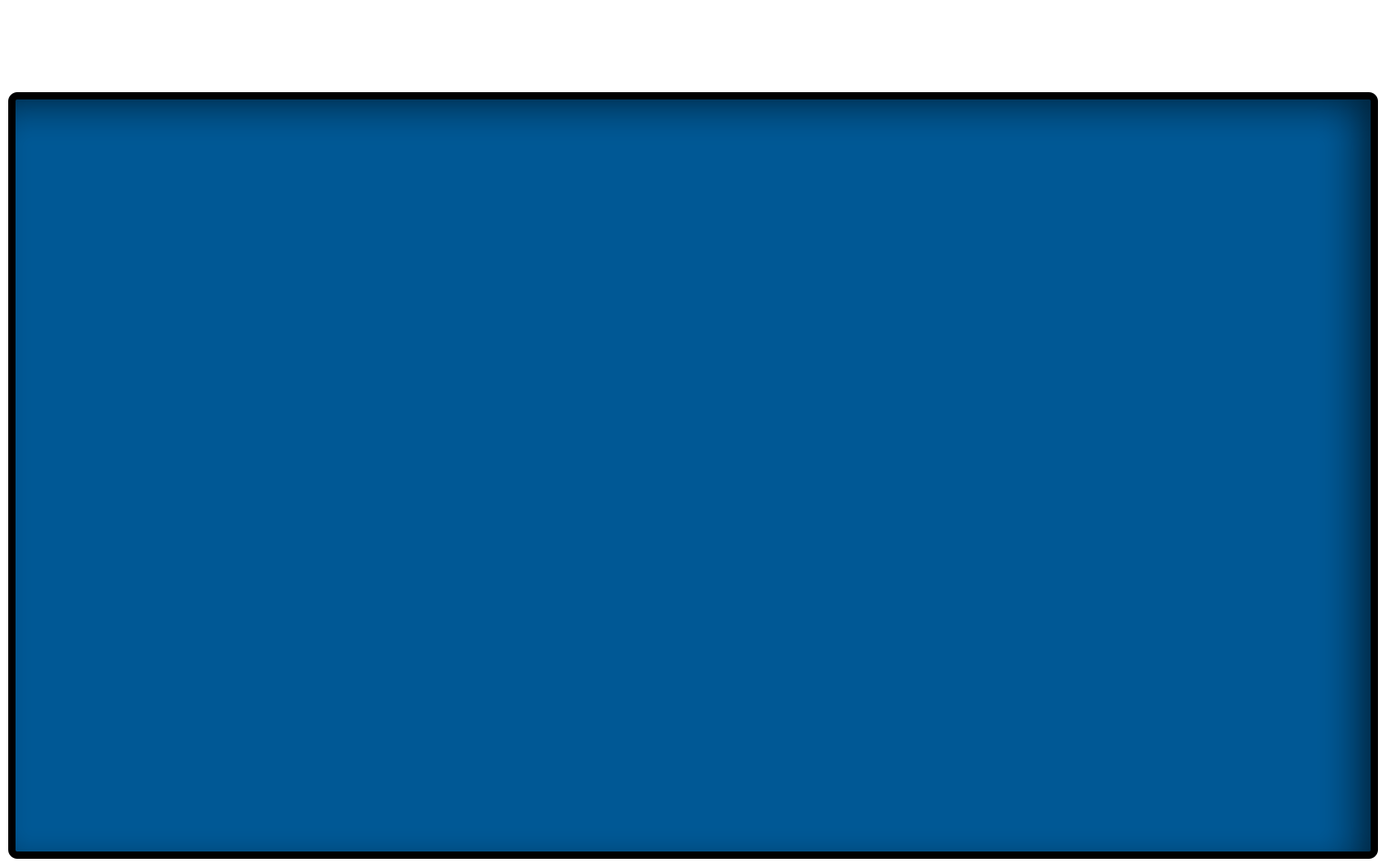
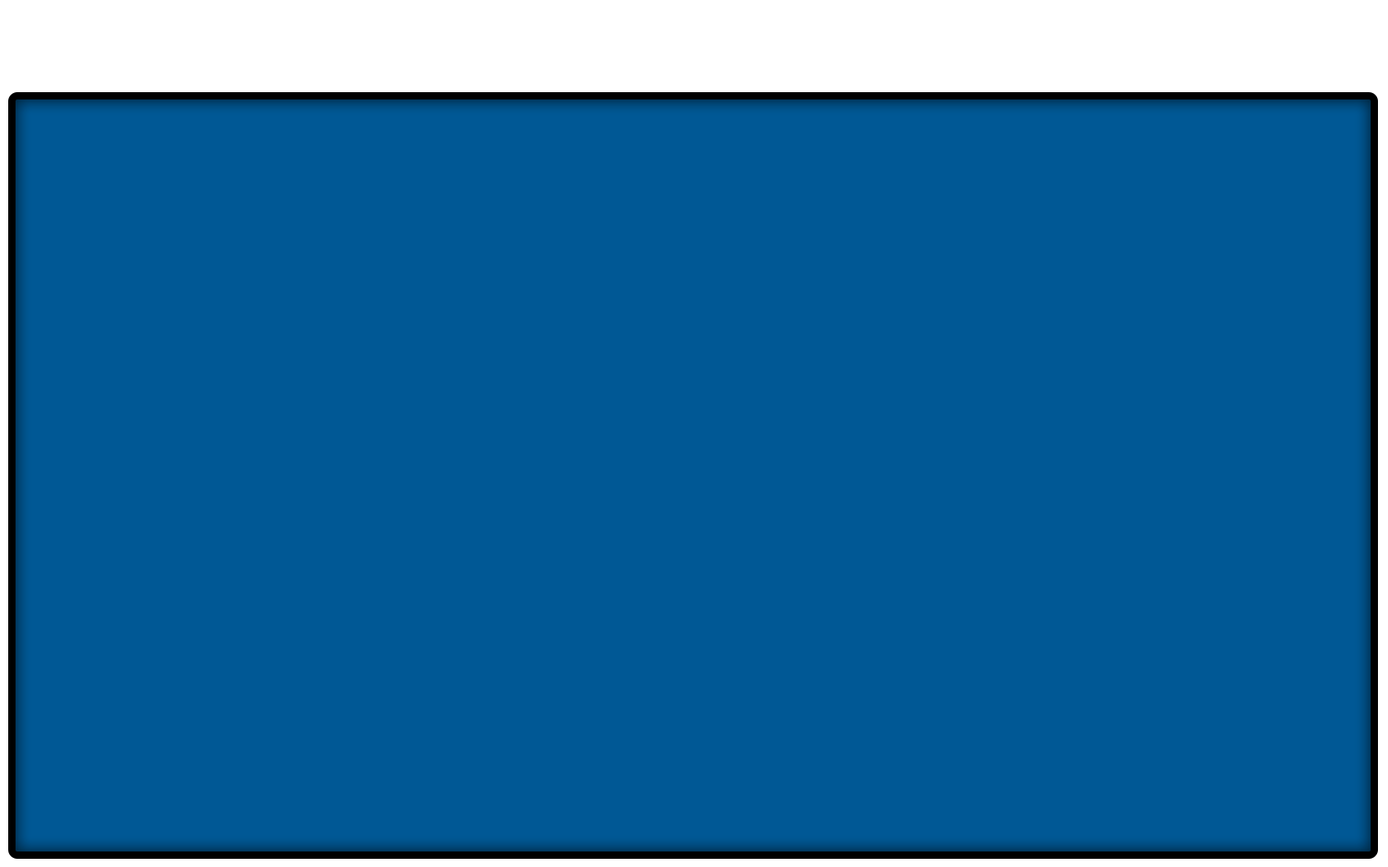
Revision of a layered (1388, 867) image; what changed, layer by layer:
pixels changed over box(15, 99, 1371, 852) (layer not identified)
